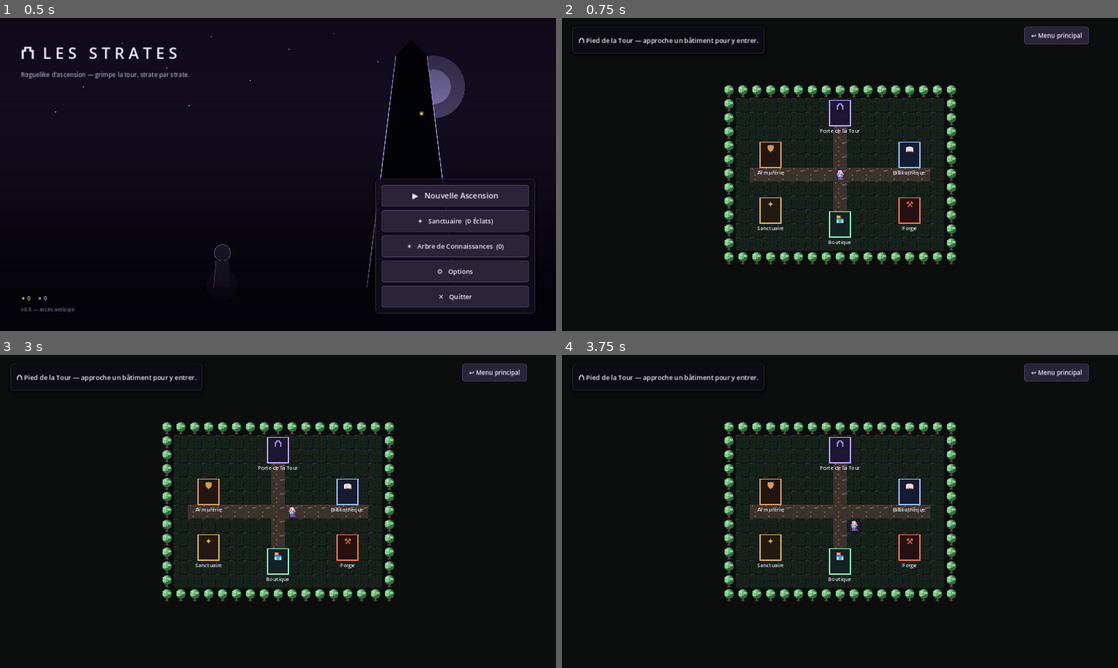
Above: before the commit, frames 1-4 (two rows, left to right).
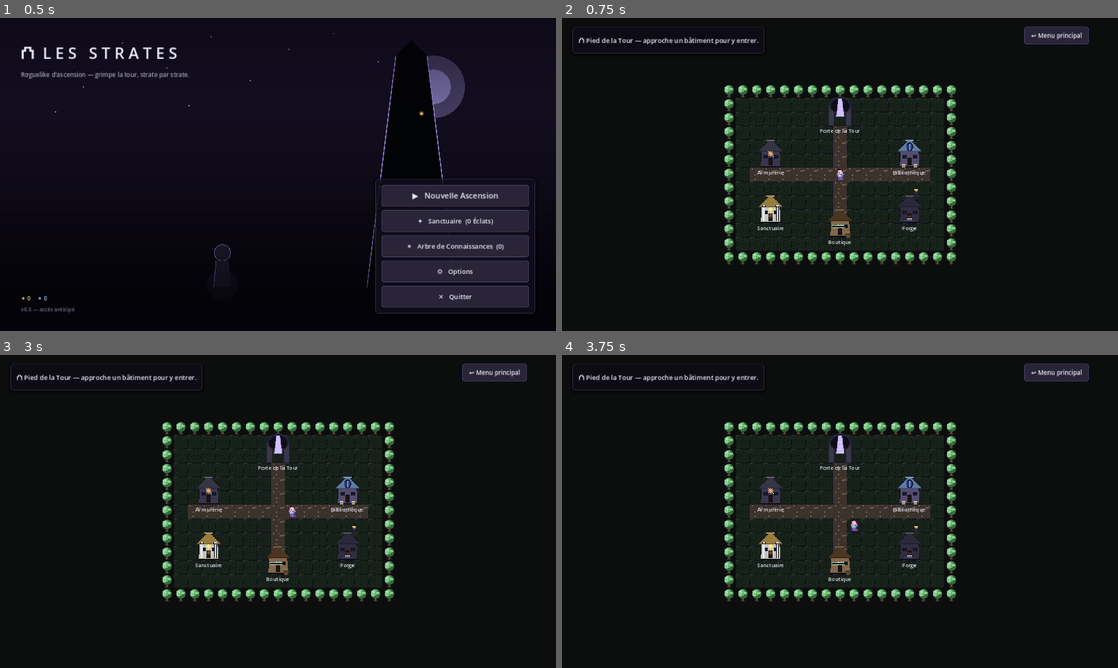
Above: after the commit, the same moments.

Repository: silversoulicious-lgtm/rpg-rogue-like-
Game: Godot game, scene res://scenes/Main.tscn
Two runs of this game, one before a commit and one after it. Both use one fixed random seed, a clock stepped at 60 frames per second and the inputs below.
Inputs:
- Up to frame 1 (0.5 s): no input
- Up to frame 2 (0.75 s): click "▶ Nouvelle Ascension" at 0.5 s
- Up to frame 3 (3 s): click "↩ Menu principal" at 1.25 s; click "▶ Nouvelle Ascension" at 2 s; tap Enter at 2.75 s; hold D from 2.78 s (still down); tap I at 2.85 s
- Up to frame 4 (3.75 s): tap Space at 3.02, 3.5 s; release D at 3.53 s; hold S from 3.53 s (still down); tap Enter at 3.6 s

Frame 1 is identical in both runs. In frame 2, 1.8% of the frame differs, in the area x 35-65%, y 24-71%; in frame 3, 1.8%; in frame 4, 1.8%.

Commit message:
Génère de vrais sprites de bâtiments pour le Hub (Armurerie, Forge, etc.)
Remplace les panneaux colorés + glyphe du Hub par de vrais sprites de
bâtiments, pour donner l'impression de visiter des lieux distincts plutôt
que des icônes de sol.

- 6 nouveaux générateurs dans _assets_gen.gd (_gen_building_<id>), 64x88
  (~2x2 tuiles au sol, bien plus grand qu'une tuile 32x32 pour se lire comme
  un vrai lieu) : silhouette générique commune (murs+toit+porte+fenêtres)
  que chaque bâtiment personnalise — écusson à épées croisées (Armurerie),
  lucarne ronde + livres (Bibliothèque), colonnes + lueur dorée (Sanctuaire),
  cheminée fumante + enclume (Forge), auvent rayé + tonneau (Boutique),
  arche de pierre avec la Tour entrevue au loin (Porte de la Tour). Couleur
  reprise dynamiquement de Town.gd (pas dupliquée).
- _px()/_glow() généralisés de TILE (32, en dur) à img.get_width()/
  get_height() : comportement identique pour tous les sprites 32x32
  existants, mais permet les sprites plus grands.
- TownView.gd dessine désormais ces sprites (centrés sur la case du
  bâtiment, débordant vers le haut) au lieu du panneau coloré + glyphe.
- gen.py (repli Python) mis à jour en parallèle : _gen_building_*, Img à
  taille libre, _px/_glow/_fade/_save généralisés. Vérifié par diff pixel
  contre les PNG Godot : identique pour 3/6, écart imperceptible (≤2/255)
  pour les 3 autres après correction d'un vrai bug de bornes dans _glow()
  (int() au lieu de floor/ceil) ; un écart résiduel de arrondi Python vs
  Godot (round-half-even vs round-half-away-from-zero, préexistant dans
  tout le fichier) reste non corrigé — documenté dans RESUME_SESSION.md,
  impact réel : 1 pixel de bord sur 1 sprite, imperceptible.
- Piège retrouvé : les PNG fraîchement générés restent invisibles à load()
  tant qu'un passage d'import (--headless --editor --quit) n'a pas tourné
  pour créer leurs .import — déjà rencontré une fois dans l'historique du
  projet.
- Vérifié par capture d'écran réelle (Xvfb + Mesa llvmpipe) : les 6
  bâtiments se distinguent nettement les uns des autres.

Co-Authored-By: Claude Sonnet 5 <noreply@anthropic.com>
Claude-Session: https://claude.ai/code/session_01HdvSFL4JbWctcuMQaWntBf

Diff:
--- a/_assets_gen.gd
+++ b/_assets_gen.gd
@@ -125,6 +125,21 @@
 	_save(_gen_sunken_ruin(Color(0.64, 0.86, 0.32)), "sunken_ruin")
 	_save(_gen_abandoned_anvil(Color(1.0, 0.58, 0.20)), "abandoned_anvil")
 
+	# --- Bâtiments du Hub (couleurs reprises de Town.gd pour rester cohérent
+	# avec le nom/glyphe affichés à côté de chaque bâtiment) ---
+	var TownClass = load("res://scripts/Town.gd")
+	var hub_town = TownClass.new()
+	for pos in hub_town.buildings.keys():
+		var b: Dictionary = hub_town.buildings[pos]
+		var bcol: Color = b["color"]
+		match String(b["id"]):
+			"armurerie": _save(_gen_building_armurerie(bcol), "building_armurerie")
+			"bibliotheque": _save(_gen_building_bibliotheque(bcol), "building_bibliotheque")
+			"sanctuaire": _save(_gen_building_sanctuaire(bcol), "building_sanctuaire")
+			"forge": _save(_gen_building_forge(bcol), "building_forge")
+			"boutique": _save(_gen_building_boutique(bcol), "building_boutique")
+			"tower_gate": _save(_gen_building_tower_gate(bcol), "building_tower_gate")
+
 	print("=== ASSETS GENERATED ===")
 	quit()
 
@@ -138,9 +153,20 @@
 		img.fill(Color(0, 0, 0, 1))
 	return img
 
+## Variante de _new() à taille libre (les bâtiments du Hub sont plus grands
+## qu'une tuile 32x32 pour vraiment lire comme des lieux, pas des icônes).
+func _new_sized(w: int, h: int, opaque: bool = false) -> Image:
+	var img := Image.create(w, h, false, Image.FORMAT_RGBA8)
+	if opaque:
+		img.fill(Color(0, 0, 0, 1))
+	return img
+
 # --- Primitives de dessin -----------------------------------------------------
+# Bornées à la taille RÉELLE de l'image (pas à la constante TILE) : identique
+# pour tous les sprites 32x32 existants, mais permet aussi les sprites plus
+# grands (bâtiments du Hub, cf. _new_sized).
 func _px(img: Image, x: int, y: int, c: Color) -> void:
-	if x >= 0 and x < TILE and y >= 0 and y < TILE:
+	if x >= 0 and x < img.get_width() and y >= 0 and y < img.get_height():
 		if c.a >= 1.0:
 			img.set_pixel(x, y, c)
 		elif c.a > 0.0:
@@ -222,7 +248,7 @@
 func _glow(img: Image, cx: float, cy: float, r: float, c: Color, strength: float = 0.85) -> void:
 	for yy in range(int(floor(cy - r)), int(ceil(cy + r)) + 1):
 		for xx in range(int(floor(cx - r)), int(ceil(cx + r)) + 1):
-			if xx < 0 or xx >= TILE or yy < 0 or yy >= TILE:
+			if xx < 0 or xx >= img.get_width() or yy < 0 or yy >= img.get_height():
 				continue
 			var d := sqrt(pow(xx - cx, 2.0) + pow(yy - cy, 2.0)) / r
 			if d >= 1.0:
@@ -1868,6 +1894,119 @@
 	_px(img, 14, 22, EMBER); _px(img, 18, 23, EMBER_L)
 	return img
 
+# --- Bâtiments du Hub (Pied de la Tour) ----------------------------------------
+# Plus grands qu'une tuile (64x88, ~2x2 tuiles au sol) pour vraiment lire comme
+# des lieux visitables plutôt que des icônes de sol. Une silhouette générique
+# (murs + toit + porte + fenêtres) sert de base commune ; chaque bâtiment
+# ajoute par-dessus le détail qui raconte sa fonction (enseigne, cheminée,
+# colonnes, arche...). `accent` reprend la couleur du bâtiment définie dans
+# Town.gd pour rester cohérent avec le glyphe/nom affichés à côté.
+const BW := 64
+const BH := 88
+
+func _gen_building_base(wall: Color, roof: Color) -> Image:
+	var img := _new_sized(BW, BH)
+	var wall_l := wall.lightened(0.16)
+	var roof_d := roof.darkened(0.35)
+	var roof_l := roof.lightened(0.20)
+	var door := Color(0.10, 0.08, 0.07)
+
+	_ellipse(img, 32, 83, 22.0, 5.0, Color(INK.r, INK.g, INK.b, 0.35))
+
+	_trapezoid_o(img, 32, 42, 78, 20.0, 22.0, wall, INK)
+	_rect(img, 13, 43, 38, 3, wall_l)
+
+	_tri_up(img, 32, 44, 27, 27, roof_d)
+	_tri_up(img, 32, 42, 25, 25, roof)
+	_rect(img, 22, 18, 20, 3, roof_l)
+
+	_rect(img, 27, 60, 10, 18, INK)
+	_rect(img, 28, 61, 8, 17, door)
+	_px(img, 34, 69, wall_l)
+
+	for wx in [16, 40]:
+		_rect(img, wx, 53, 9, 9, INK)
+		_rect(img, wx + 1, 54, 7, 7, Color(0.10, 0.10, 0.17))
+	return img
+
+func _gen_building_armurerie(accent: Color) -> Image:
+	var img := _gen_building_base(STONE, STONE_D.lightened(0.08))
+	# Écusson au-dessus de la porte, épées croisées en acier.
+	_diamond(img, 32, 50, 7, accent.darkened(0.4))
+	_diamond(img, 32, 50, 5, accent)
+	_line(img, 25, 43, 39, 57, STEEL_L)
+	_line(img, 39, 43, 25, 57, STEEL_L)
+	_px(img, 32, 50, STEEL_L)
+	return img
+
+func _gen_building_bibliotheque(accent: Color) -> Image:
+	var img := _gen_building_base(STONE_L.darkened(0.05), accent.darkened(0.35))
+	# Fenêtre en arc façon lucarne, halo doux (lecture nocturne) ; livres empilés.
+	_glow(img, 32.0, 33.0, 11.0, accent, 0.35)
+	_ellipse(img, 32, 34, 8.0, 10.0, INK)
+	_ellipse(img, 32, 34, 6.2, 8.2, Color(accent.r * 0.55, accent.g * 0.55, accent.b, 0.6))
+	_line(img, 32, 27, 32, 41, accent.lightened(0.3))
+	for bx in [15, 41]:
+		_rect(img, bx, 76, 8, 6, BONE_D)
+		_rect(img, bx, 74, 8, 2, BONE)
+	return img
+
+func _gen_building_sanctuaire(accent: Color) -> Image:
+	var img := _gen_building_base(BONE.darkened(0.12), accent.darkened(0.3))
+	# Colonnes de chaque côté de l'entrée (contraste net vs. le mur) + lueur
+	# dorée dans le porche.
+	for cx in [14, 45]:
+		_rect(img, cx, 44, 6, 34, INK)
+		_rect(img, cx + 1, 44, 4, 34, STEEL_L)
+		_rect(img, cx + 1, 44, 1, 34, Color(1, 1, 1))
+		_rect(img, cx - 1, 41, 8, 4, INK)
+		_rect(img, cx, 41, 6, 2, STEEL_L)
+	_glow(img, 32.0, 64.0, 10.0, GOLD, 0.5)
+	_diamond(img, 32, 50, 5, GOLD_L)
+	return img
+
+func _gen_building_forge(accent: Color) -> Image:
+	var img := _gen_building_base(STONE_D.lightened(0.05), STONE.darkened(0.25))
+	# Cheminée fumante à braises + enclume posée devant l'entrée.
+	_rect(img, 43, 8, 8, 18, STONE_D); _rect(img, 43, 8, 8, 2, STONE)
+	_glow(img, 47.0, 6.0, 7.0, accent, 0.6)
+	_ellipse(img, 47, 5, 3.4, 2.2, EMBER_L)
+	_glow(img, 32.0, 68.0, 9.0, accent, 0.4)
+	_rect(img, 24, 70, 16, 6, INK)
+	_rect(img, 25, 71, 14, 4, STEEL_D)
+	_rect(img, 25, 71, 14, 1, STEEL_L)
+	_rect(img, 20, 75, 24, 3, STEEL_D.darkened(0.25))
+	return img
+
+func _gen_building_boutique(accent: Color) -> Image:
+	var img := _gen_building_base(PROP_WOOD.lightened(0.12), PROP_WOOD.darkened(0.35))
+	# Auvent rayé au-dessus de l'entrée + tonneau de marchandise posé devant.
+	for i in range(7):
+		var sx: int = 16 + i * 4
+		_tri_up(img, sx, 60, 2, 7, accent if i % 2 == 0 else BONE)
+	_rect(img, 15, 57, 34, 3, INK)
+	_ellipse(img, 50, 76, 6.0, 8.0, PROP_WOOD.darkened(0.1))
+	_ellipse(img, 50, 70, 5.0, 1.5, PROP_WOOD.lightened(0.22))
+	_ellipse(img, 50, 76, 6.5, 1.6, Color(INK.r, INK.g, INK.b, 0.3))
+	return img
+
+func _gen_building_tower_gate(accent: Color) -> Image:
+	var img := _new_sized(BW, BH)
+	_ellipse(img, 32, 83, 22.0, 5.0, Color(INK.r, INK.g, INK.b, 0.35))
+	# Arche de pierre ouvrant sur la Tour, entrevue au loin, lueur arcanique.
+	_rect(img, 6, 34, 13, 48, STONE_D); _rect(img, 45, 34, 13, 48, STONE_D)
+	_rect(img, 7, 35, 11, 46, STONE); _rect(img, 46, 35, 11, 46, STONE)
+	_ellipse(img, 32, 34, 25.0, 20.0, STONE_D)
+	_ellipse(img, 32, 36, 21.0, 17.0, INK)
+	_glow(img, 32.0, 52.0, 17.0, accent, 0.4)
+	# Silhouette de la Tour entrevue au loin, dans l'arche : nettement plus
+	# claire que l'intérieur (INK) pour bien se détacher, façon fond de scène.
+	var tower_c: Color = accent.lightened(0.35)
+	_trapezoid(img, 32, 20, 60, 4.0, 9.0, tower_c.darkened(0.25))
+	_trapezoid(img, 32, 20, 58, 3.0, 7.5, tower_c)
+	_px(img, 32, 20, Color(1, 1, 1))
+	return img
+
 func _gen_road() -> Image:
 	var img := _new(true)
 	var dirt := Color(0.24, 0.20, 0.18)
--- a/scripts/TownView.gd
+++ b/scripts/TownView.gd
@@ -1,10 +1,13 @@
 ## Rendu du Hub (pied de la Tour) : petite ville fixe, sans brouillard de guerre
 ## ni caméra de suivi (la carte entière tient à l'écran). Réutilise les
-## textures du biome "plaine" pour le sol/chemin ; les bâtiments n'ont pas
-## encore de sprite dédié — panneau coloré + glyphe en attendant.
+## textures du biome "plaine" pour le sol/chemin ; les bâtiments ont leur
+## propre sprite dédié (generés par _assets_gen.gd, cf. building_<id>.png),
+## plus grand qu'une tuile pour lire comme un vrai lieu plutôt qu'une icône.
 extends Node2D
 
 const CELL := 32
+const BW := 64   # doit rester en phase avec BW/BH de _assets_gen.gd
+const BH := 88
 const VIEW := Vector2(1280, 720)
 const COLOR_GRASS := Color(0.10, 0.14, 0.10)
 const COLOR_ROAD := Color(0.16, 0.14, 0.12)
@@ -21,7 +24,9 @@
 	_load_textures()
 
 func _load_textures() -> void:
-	for n in ["plaine_ground", "plaine_tree", "road", "aria"]:
+	for n in ["plaine_ground", "plaine_tree", "road", "aria",
+			"building_armurerie", "building_bibliotheque", "building_sanctuaire",
+			"building_forge", "building_boutique", "building_tower_gate"]:
 		var path := "res://assets/%s.png" % n
 		tex[n] = load(path) if ResourceLoader.exists(path) else null
 
@@ -54,18 +59,16 @@
 			else:
 				_blit_or_rect("plaine_ground", Rect2(px, py, CELL, CELL), COLOR_GRASS)
 
-	# Bâtiments : panneau coloré + glyphe + nom, débordant un peu de la case
-	# pour lire comme un petit édifice plutôt qu'un simple marqueur au sol.
+	# Bâtiments : sprite dédié (2x2 tuiles), ancré par sa base sur la case du
+	# bâtiment — il déborde vers le haut/les côtés pour lire comme un édifice
+	# plutôt qu'un simple marqueur au sol. Nom affiché en dessous.
 	for p in town.buildings.keys():
 		var b: Dictionary = town.buildings[p]
-		var col: Color = b["color"]
 		var px: float = ox + p.x * CELL
 		var py: float = oy + p.y * CELL
-		var rect := Rect2(px - 8, py - 26, CELL + 16, CELL + 26)
-		draw_rect(rect, Color(col.r * 0.16, col.g * 0.14, col.b * 0.20, 0.95))
-		draw_rect(rect, col, false, 2.0)
-		draw_string(_font, Vector2(px - 8, py - 4), b["glyph"],
-			HORIZONTAL_ALIGNMENT_CENTER, CELL + 16, 20, col)
+		var bx: float = px + CELL * 0.5 - BW * 0.5
+		var by: float = py + CELL - BH + 6.0
+		_blit_or_rect("building_%s" % b["id"], Rect2(bx, by, BW, BH), b["color"])
 		draw_string(_font, Vector2(px - 54, py + CELL + 16), b["name"],
 			HORIZONTAL_ALIGNMENT_CENTER, CELL + 108, 12, Color(0.88, 0.88, 0.94))
 
Binary file added: assets/building_armurerie.png
Not shown, added: assets/building_armurerie.png.import
Binary file added: assets/building_bibliotheque.png
Not shown, added: assets/building_bibliotheque.png.import
Binary file added: assets/building_boutique.png
Not shown, added: assets/building_boutique.png.import
Binary file added: assets/building_forge.png
Not shown, added: assets/building_forge.png.import
Binary file added: assets/building_sanctuaire.png
Not shown, added: assets/building_sanctuaire.png.import
Binary file added: assets/building_tower_gate.png
Not shown, added: assets/building_tower_gate.png.import
(and 2 more such lines)
